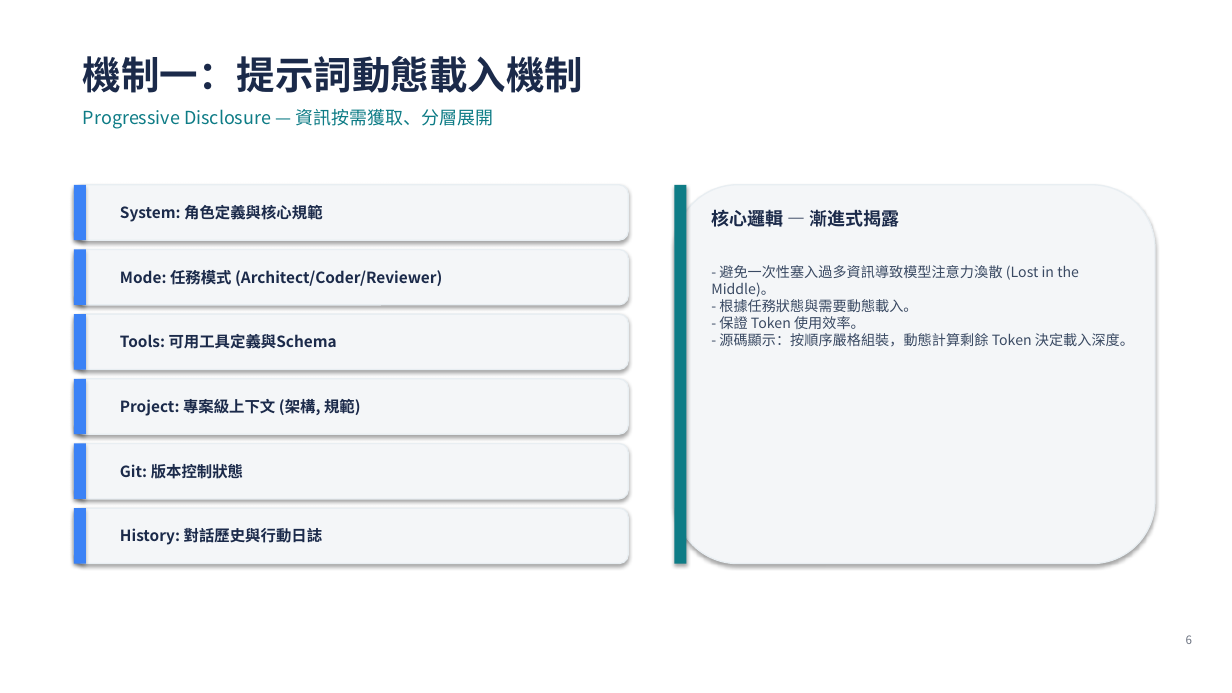
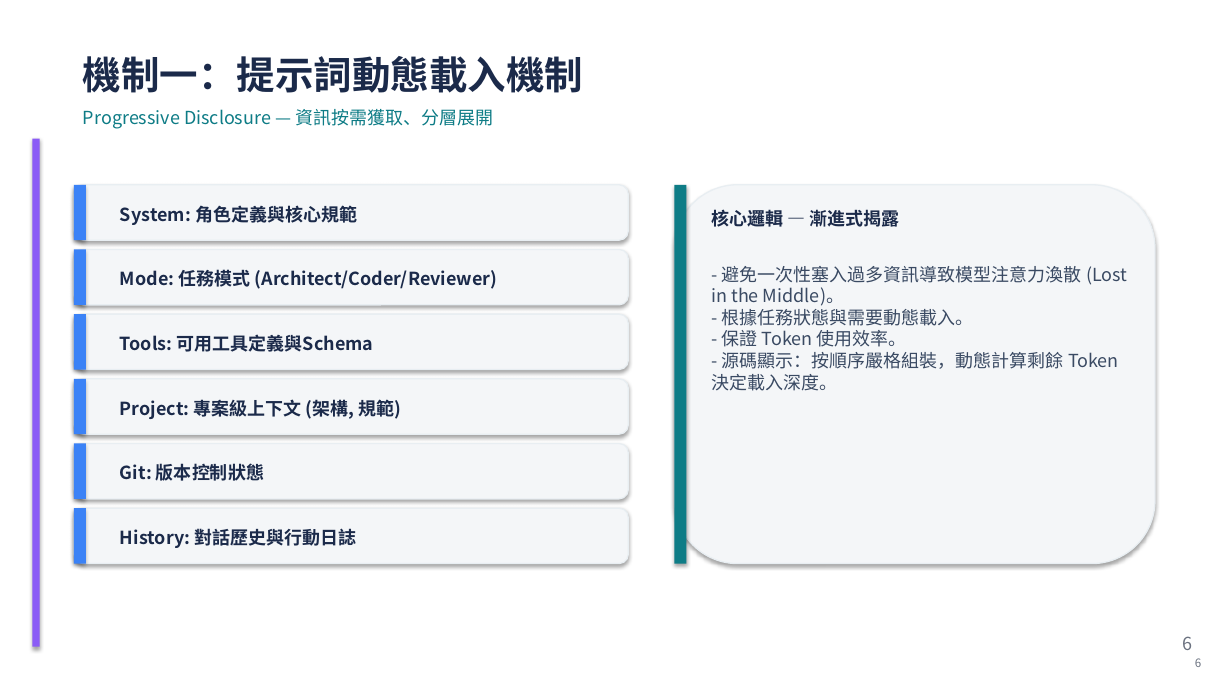
Before and after one commit to eddyzaeros-ops/ai-agent-harness-architecture, a slide deck: slide 6 of 智能體駕馭工程_Claude_Code簡報.pptx. Drawn at 1232x693 pixels with LibreOffice and Linux fonts; fonts in the diff are those of the drawing. Boxes give left, top, right and bottom in pixels: in the first picture for what was removed or moved away, otherwise in the second. Text is boxed around its words. In the diff, an @@ line names an element or a change of style, - is before the commit and + after.

Commit message:
chore: upgrade PPTX body font size to 14pt and sync updated docs

```diff
--- a/智能體駕馭工程_Claude_Code簡報.pptx
+++ b/智能體駕馭工程_Claude_Code簡報.pptx
@@ rectangle added at (32, 139, 40, 647), fill #8B5CF6 @@
@@ text "- 避免一次性塞入過多資訊導致模型注意力渙散 (Lost in the ..." at (711, 266, 1127, 391): size 11 to 14 pt @@
@@ size 12 to 14 pt in 6 elements at (120, 205, 357, 225), (120, 269, 498, 289), (120, 334, 374, 352), (120, 399, 402, 419), (120, 463, 264, 481), (120, 528, 356, 548) @@
@@ text "6" at (1182, 636, 1192, 650): size 9 to 14 pt @@
@@ text added at (1195, 658, 1201, 667), 9 pt, text #6B7280 @@
+6
```
Also in this commit, not shown: 14 other slides changed, 4 other files.
